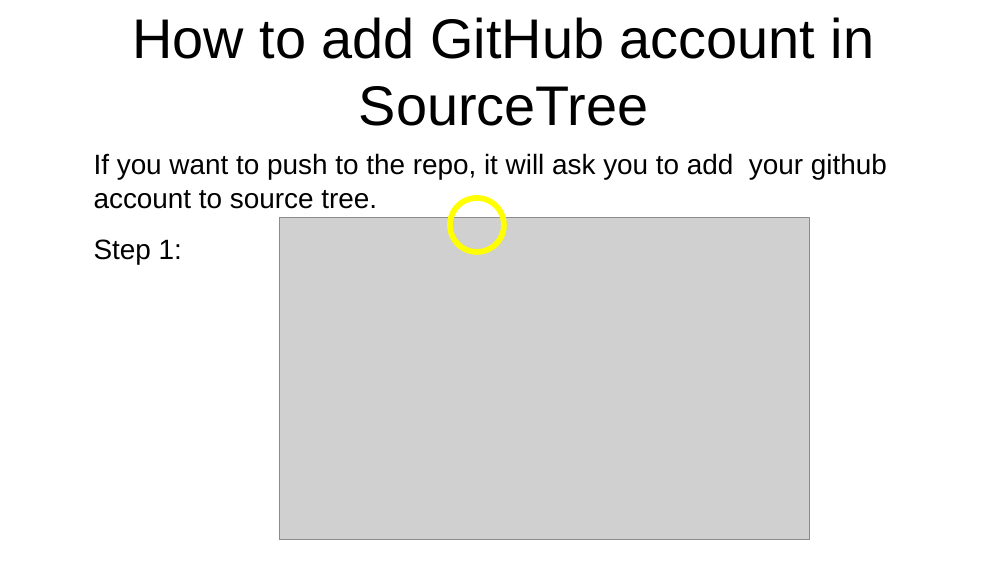
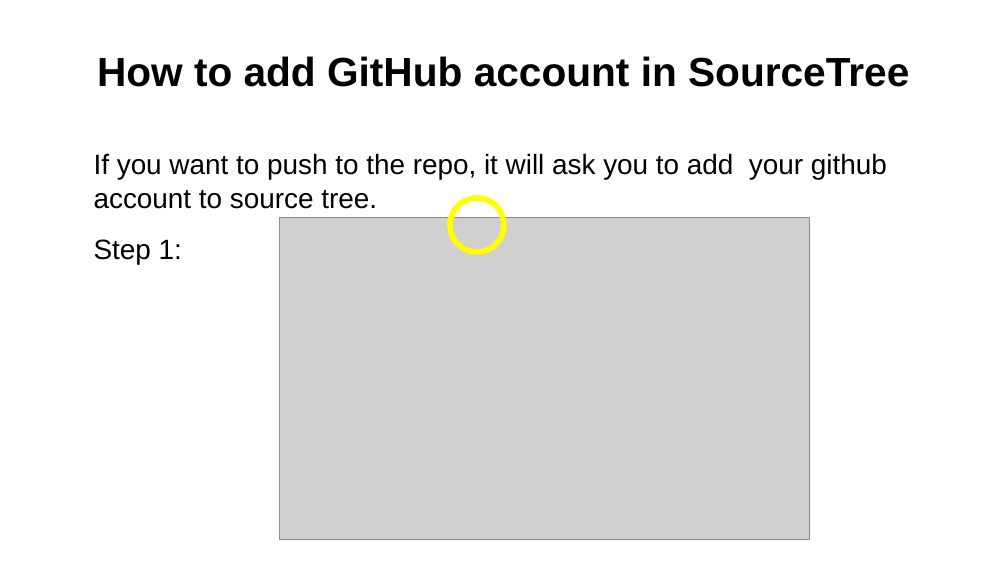
Before and after one commit to anubhavAnora/presentation, a slide deck: slide 14 of Presentation.odp (slide 12 before the commit). Drawn at 1008x567 pixels with LibreOffice and Linux fonts; fonts in the diff are those of the drawing; grey boxes stand for pictures. Boxes give left, top, right and bottom in pixels: in the first picture for what was removed or moved away, otherwise in the second. Text is boxed around its words. In the diff, an @@ line names an element or a change of style, - is before the commit and + after.

```diff
--- a/Presentation.odp
+++ b/Presentation.odp
@@ title "How to add GitHub account ...": place and size @@
-title "How to add GitHub account ..." at [132,17,874,126]
+title "How to add GitHub account ..." at [97,56,909,87]
@@ title "How to add GitHub account ..." at [97,56,909,87]: size 44 to 32 pt, bold on @@
```
Also in this commit, not shown: 3 other slides changed, 3 slides added, 3 slides removed.
